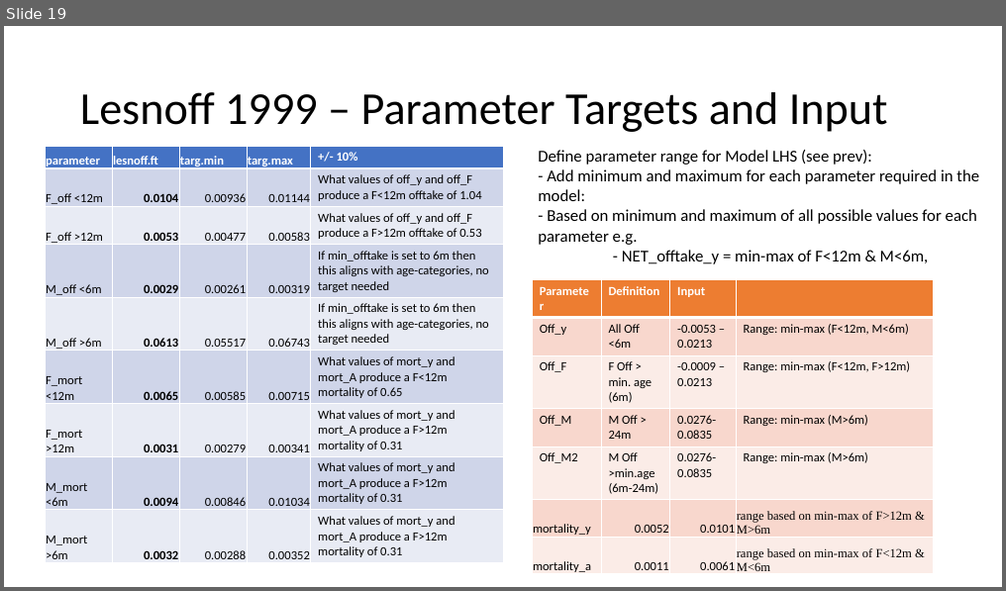
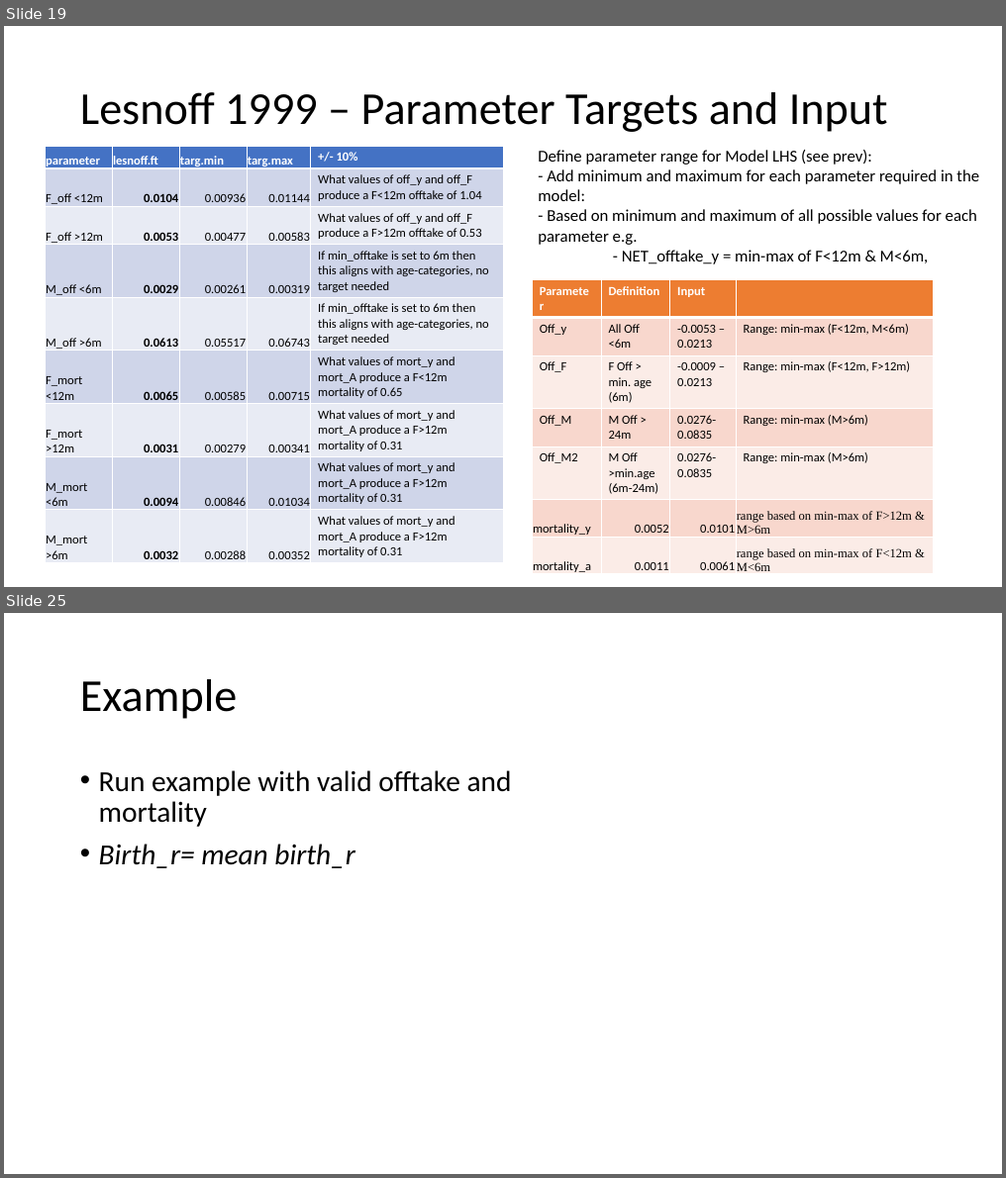
Before and after one commit to BethSavagar/demographic_model_1, a slide deck: presentations/profile-validation/lesnoff.pptx. Shown one above the other, each under a label of ours: slide 19 before the commit, slides 19 and 25 after it; the slides between them are not shown. The pictures are 1006x591 and 1006x1178 pixels, drawn with LibreOffice and Linux fonts; fonts in the diff are those of the drawing. Boxes give left, top, right and bottom in pixels: in the first picture for what was removed or moved away, otherwise in the second. Text is boxed around its words. In the diff, an @@ line names an element or a change of style, - is before the commit and + after.

```diff
--- a/presentations/profile-validation/lesnoff.pptx
+++ b/presentations/profile-validation/lesnoff.pptx
@@ slide 25 added at <box>4,613,1002,1174</box>, background #FFFFFF @@
@@ title added at <box>80,679,238,719</box>, 44 pt, text #000000 @@
+Example
@@ text added at <box>99,770,512,868</box>, 28 pt, text #000000 @@
+• Run example with valid offtake and mortality
+• Birth_r= mean birth_r
```
Also in this commit, not shown: 2 slides changed, 3 other slides added, 1 other file.
